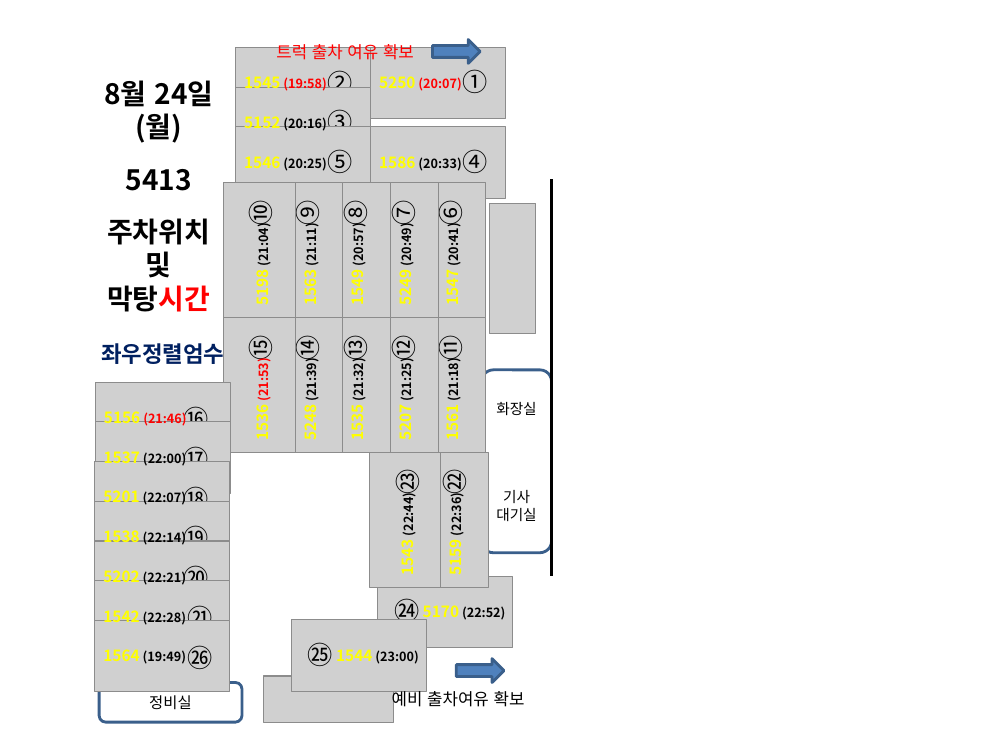
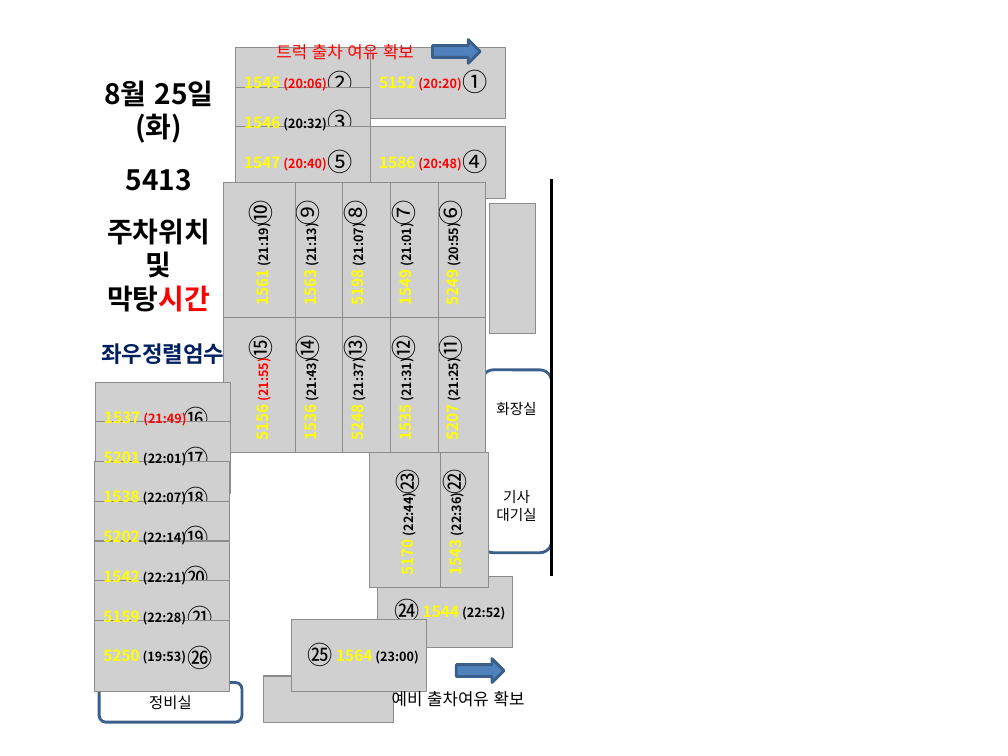
Before and after one commit to woenho-daum/newsetc2, a slide deck: slide 1 of 배차작업/야간주차/5413/5413야간주차.pptm. Drawn at 1008x756 pixels with LibreOffice and Linux fonts; fonts in the diff are those of the drawing; grey boxes stand for pictures. Boxes give left, top, right and bottom in pixels: in the first picture for what was removed or moved away, otherwise in the second. Text is boxed around its words. In the diff, an @@ line names an element or a change of style, - is before the commit and + after.

```diff
--- a/배차작업/야간주차/5413/5413야간주차.pptm
+++ b/배차작업/야간주차/5413/5413야간주차.pptm
@@ text at (107,218,210,312): text changed @@
-8월 24일
-(월)
+8월 25일
+(화)
@@ text at (244,76,326,91): text changed @@
-1545 (19:58)
+1545 (20:06)
@@ text at (379,76,461,91): text changed; text colour #000000 to #FF0000 @@
-5152 (20:16)
+5152 (20:20)
@@ text removed at (379,76,461,91) @@
-5250 (20:07)
@@ text at (244,116,326,131): text changed @@
-1546 (20:25)
+1546 (20:32)
@@ text "1547 (20:40)" at (244,156,326,171): rotation 270 to 0 degrees @@
@@ text at (244,156,326,171): text changed; text colour #000000 to #FF0000 @@
-1547 (20:41)
+1547 (20:40)
@@ text at (379,156,461,171): text changed; text colour #000000 to #FF0000 @@
-1586 (20:33)
+1586 (20:48)
@@ text at (251,228,273,304): text changed @@
-1561 (21:18)
+1561 (21:19)
@@ text at (298,228,320,304): text changed @@
-1563 (21:11)
+1563 (21:13)
@@ text at (346,228,368,304): text changed @@
-5198 (21:04)
+5198 (21:07)
@@ text at (393,228,415,304): text changed @@
-1549 (20:57)
+1549 (21:01)
@@ text at (441,228,463,304): text changed @@
-5249 (20:49)
+5249 (20:55)
@@ text "5207 (21:25)": place and size @@
-text "5207 (21:25)" at (393,363,415,439)
+text "5207 (21:25)" at (441,363,463,439)
@@ text added at (251,363,273,439), 9 pt, text #FF0000, bold @@
+5156 (21:55)
@@ text at (298,363,320,439): text changed; text colour #FF0000 to #000000 @@
-1536 (21:53)
+1536 (21:43)
@@ text at (346,363,368,439): text changed @@
-5248 (21:39)
+5248 (21:37)
@@ text at (393,363,415,439): text changed @@
-1535 (21:32)
+1535 (21:31)
@@ text at (104,411,186,426): text changed @@
-5156 (21:46)
+1537 (21:49)
@@ text at (104,451,186,466): text changed @@
-1537 (22:00)
+5201 (22:01)
@@ text at (103,490,186,505): text changed @@
-5201 (22:07)
+1538 (22:07)
@@ text at (396,497,418,574): text changed @@
-1543 (22:44)
+5170 (22:44)
@@ text at (443,497,465,574): text changed @@
-5159 (22:36)
+1543 (22:36)
@@ text at (103,530,186,545): text changed @@
-1538 (22:14)
+5202 (22:14)
@@ text at (103,570,186,585): text changed @@
-5202 (22:21)
+1542 (22:21)
@@ text at (103,610,186,625): text changed @@
-1542 (22:28)
+5159 (22:28)
@@ text at (423,605,505,622): text changed @@
-5170 (22:52)
+1544 (22:52)
@@ text at (103,649,186,664): text changed @@
-1564 (19:49)
+5250 (19:53)
@@ text at (336,649,418,664): text changed @@
-1544 (23:00)
+1564 (23:00)
```
Also in this commit, not shown: 8 other files.
